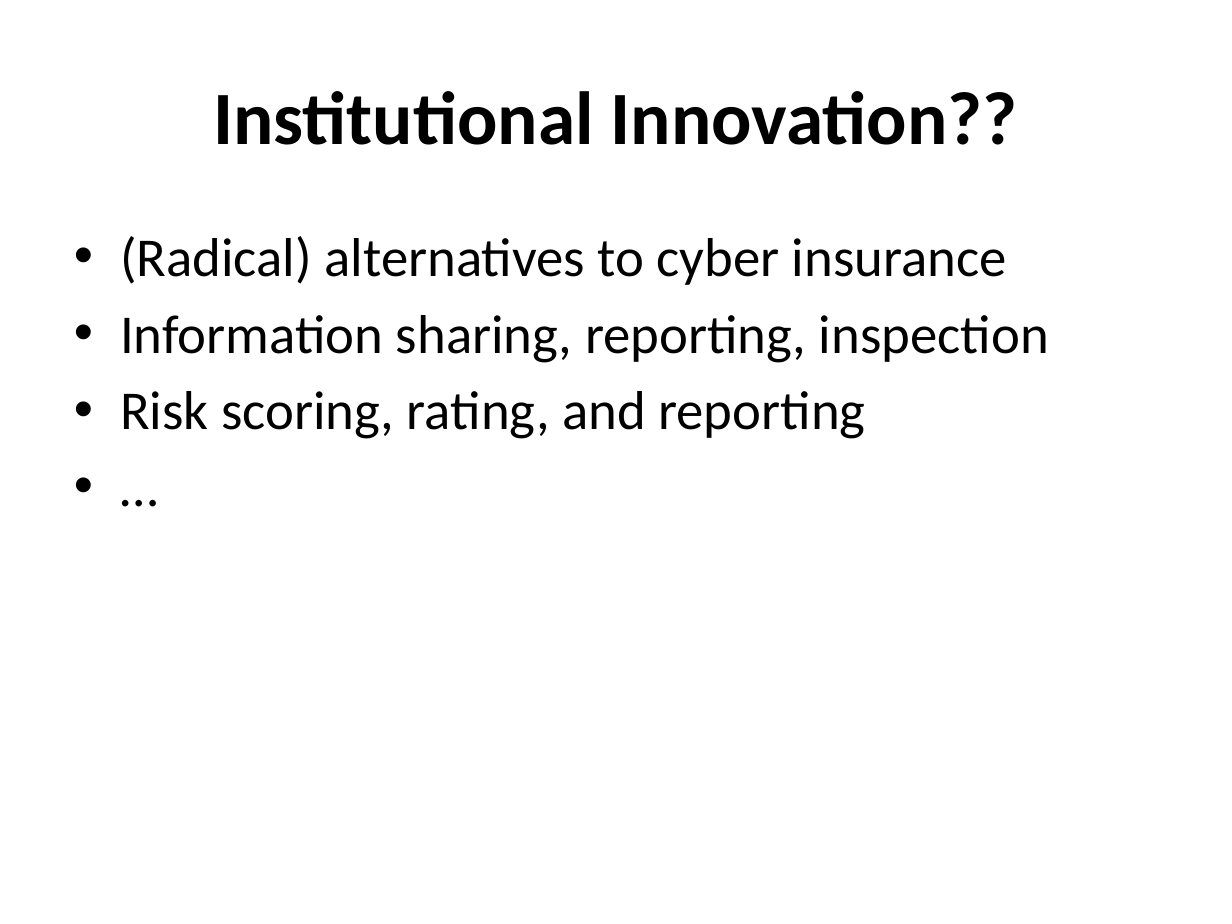
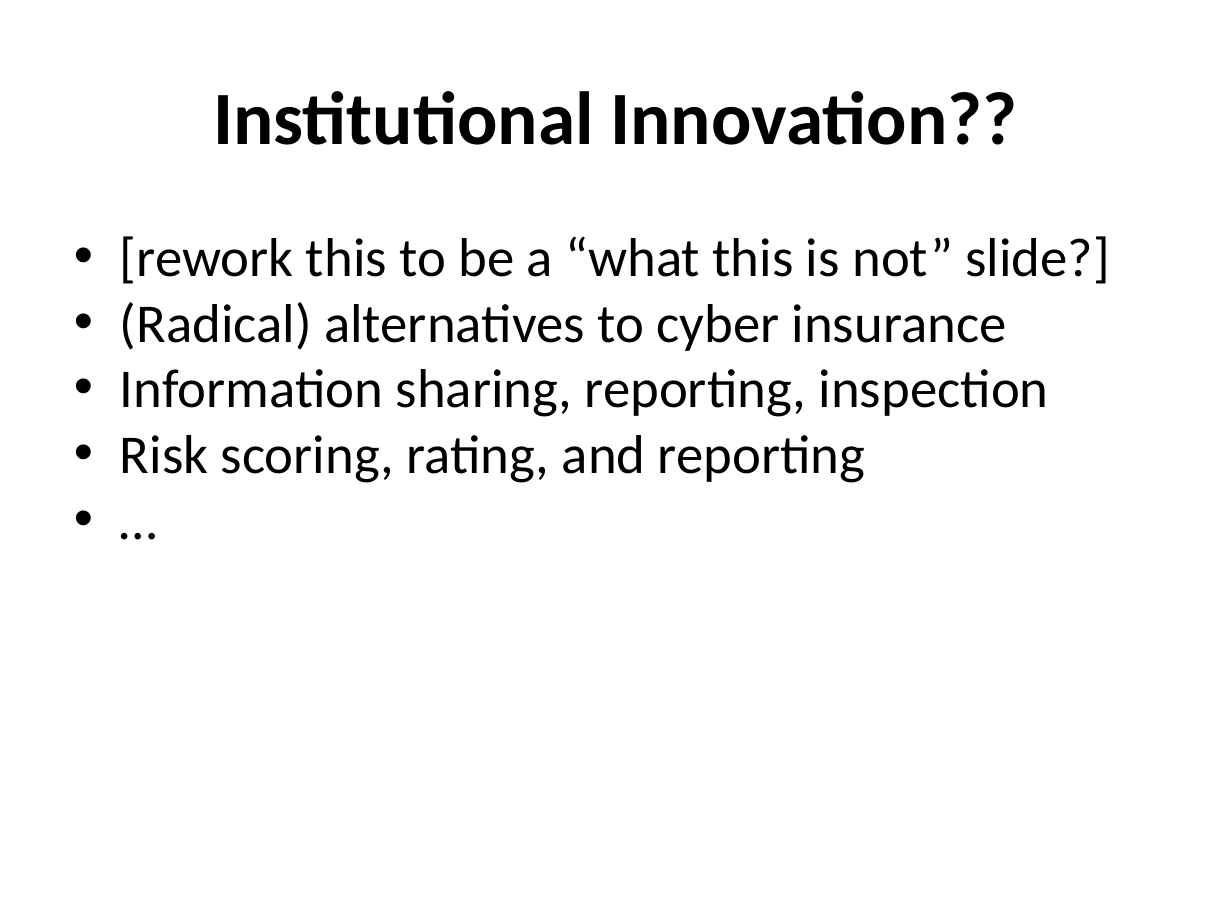
Before and after one commit to woodrad/ic2s2-talk, a slide deck: slide 2 of blobs/Institutional Innovationin Cyber Security - A multilevel computational model.pptx. Drawn at 1232x924 pixels with LibreOffice and Linux fonts; fonts in the diff are those of the drawing. Boxes give left, top, right and bottom in pixels: in the first picture for what was removed or moved away, otherwise in the second. Text is boxed around its words. In the diff, an @@ line names an element or a change of style, - is before the commit and + after.

```diff
--- a/blobs/Institutional Innovationin Cyber Security - A multilevel computational model.pptx
+++ b/blobs/Institutional Innovationin Cyber Security - A multilevel computational model.pptx
@@ text at [120, 236, 1110, 284]: paragraph added @@
+• [rework this to be a “what this is not” slide?]
@@ text at [120, 302, 1049, 483]: indent changed; less space between paragraphs @@
```
Also in this commit, not shown: 3 other slides changed, 2 slides added, 3 slides removed, 1 other file.
